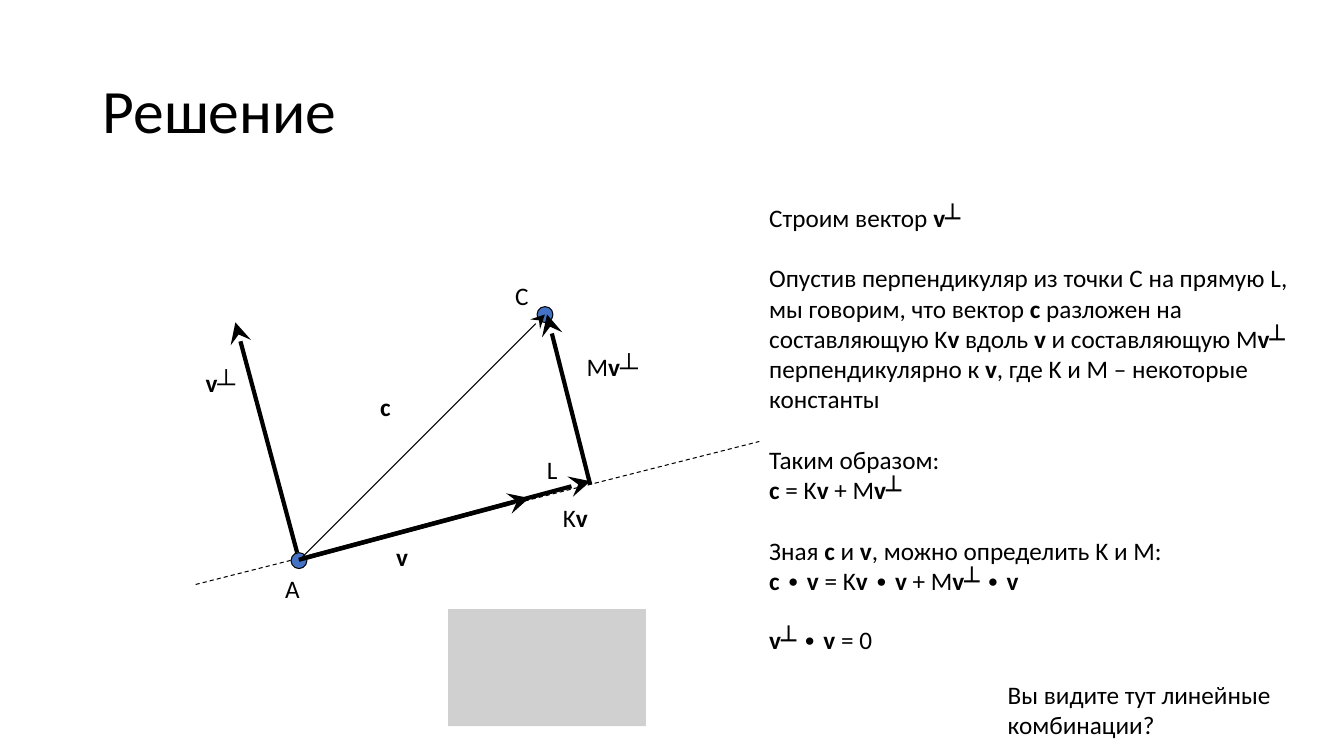
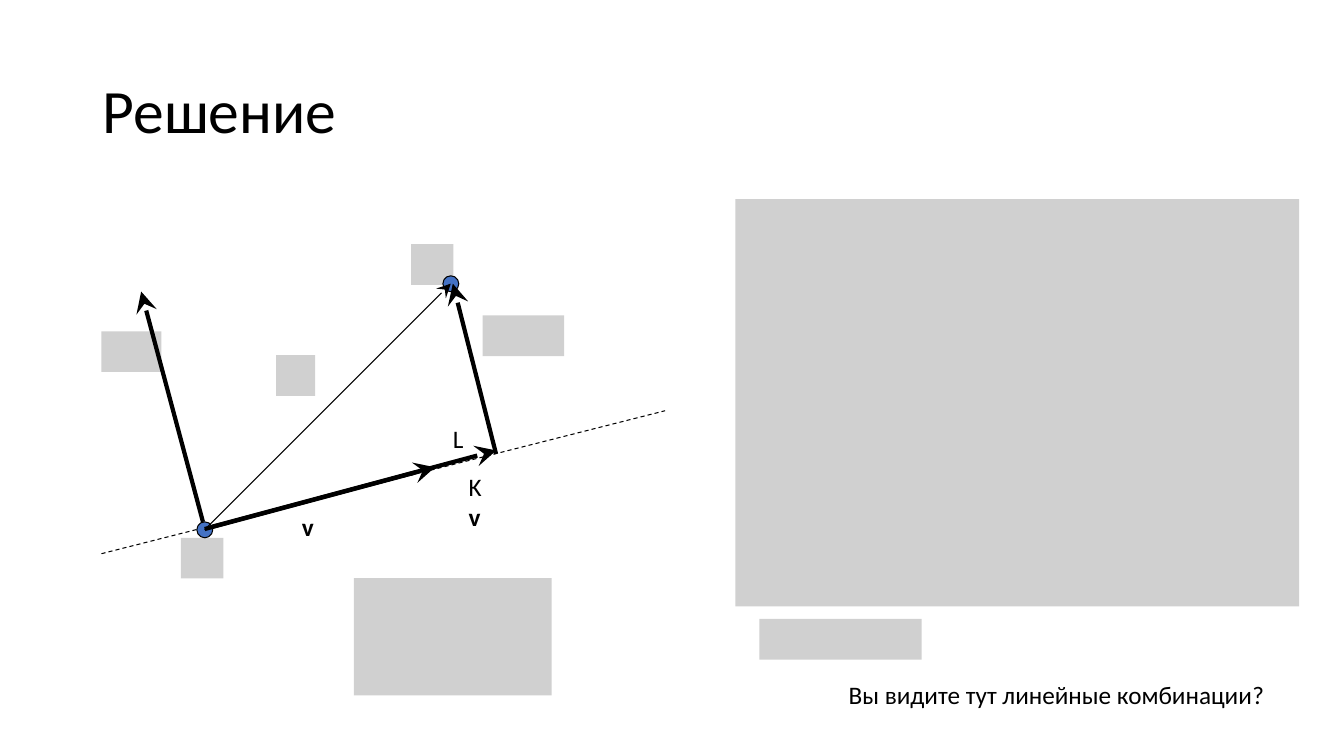
Before and after one commit to alexey-malov/cg-course, a slide deck: slide 41 of lectures/04 - Векторный анализ, трансформации и матрицы.pptx (slide 44 before the commit). Drawn at 1344x756 pixels with LibreOffice and Linux fonts; fonts in the diff are those of the drawing; grey boxes stand for pictures. Boxes give left, top, right and bottom in pixels: in the first picture for what was removed or moved away, otherwise in the second. Text is boxed around its words. In the diff, an @@ line names an element or a change of style, - is before the commit and + after.

```diff
--- a/lectures/04 - Векторный анализ, трансформации и матрицы.pptx
+++ b/lectures/04 - Векторный анализ, трансформации и матрицы.pptx
@@ picture added at (x1=736, y1=200, x2=1300, y2=607) @@
@@ text removed at (x1=769, y1=206, x2=1287, y2=590) @@
-Строим вектор v┴
-Опустив перпендикуляр из точки C на прямую L, мы говорим, что вектор c разложен на составляющую Kv вдоль v и составляющую Mv┴ перпендикулярно к v, где K и M – некоторые константы
-Таким образом:
-c = Kv + Mv┴
-Зная c и v, можно определить K и M:
-c ∙ v = Kv ∙ v + Mv┴ ∙ v
@@ picture added at (x1=411, y1=244, x2=454, y2=284) @@
@@ text removed at (x1=515, y1=288, x2=528, y2=305) @@
-C
@@ picture added at (x1=483, y1=316, x2=565, y2=356) @@
@@ picture added at (x1=102, y1=332, x2=161, y2=372) @@
@@ picture added at (x1=276, y1=355, x2=316, y2=395) @@
@@ text removed at (x1=587, y1=356, x2=638, y2=376) @@
-Mv┴
@@ text removed at (x1=206, y1=371, x2=236, y2=392) @@
-v┴
@@ text removed at (x1=380, y1=403, x2=391, y2=416) @@
-c
@@ text "Kv" rewrapped from (x1=563, y1=510, x2=588, y2=527) to (x1=459, y1=467, x2=503, y2=507) @@
@@ picture added at (x1=180, y1=538, x2=223, y2=579) @@
@@ text removed at (x1=285, y1=581, x2=300, y2=598) @@
-A
@@ 5 arrows, 2 texts, 2 ellipses, 1 line, 1 picture moved together from (x1=196, y1=307, x2=759, y2=726) to (x1=102, y1=276, x2=665, y2=696) @@
@@ picture added at (x1=759, y1=619, x2=922, y2=659) @@
@@ text removed at (x1=769, y1=632, x2=872, y2=649) @@
-v┴ ∙ v = 0
@@ text "Вы видите тут линейные комбинации?" rewrapped from (x1=1008, y1=687, x2=1271, y2=738) to (x1=849, y1=686, x2=1264, y2=708) @@
```
Also in this commit, not shown: 26 other slides changed, 1 slide added, 4 slides removed, 31 other files.
